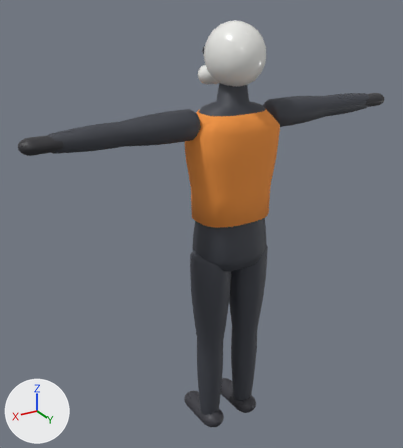
Two versions of the glTF model games/jetski/assets/models/rider.glb, one commit apart.
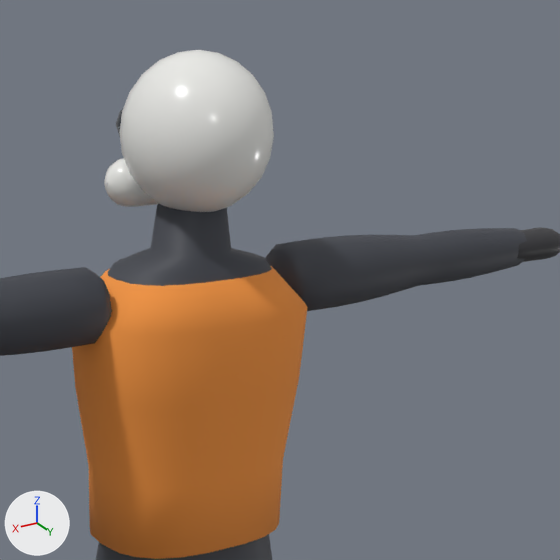
Each version appears first whole from a 50 mm lens placed at (1.28, 1.887, 2.028), pointed at (0.08, -0.113, 1.028), and next in a close-up on the part from 38% to 95% of the width and 0% to 51% of the height. The lights are fixed; the arrows at lower left show +X, +Y and +Z. The older version's two pictures come first. Vertices at exactly the same position are counted once.

Script lines for the objects in view, before the commit:
```python
me_rider = bpy.data.meshes.new('rider')
me_rider.from_pydata(...)  # 2679 vertices, 4908 faces; spans x -0.87..0.87, y -0.21..0.14, z -0.03..1.9
# faces by material slot: [2148, 264, 672, 672, 864, 288]
me_rider.materials.append(mat_suit)  # dark grey #3f424b
me_rider.materials.append(mat_vest)  # orange #f3953f
me_rider.materials.append(mat_glove)  # dark grey #303035
me_rider.materials.append(mat_boot)  # dark grey #38383f
me_rider.materials.append(mat_helmet)  # white #ededea
me_rider.materials.append(mat_visor)  # dark blue #273038
ob_body = bpy.data.objects.new('Body', me_rider)
ob_body.location = (0.0, 0.0, 0.0)
```
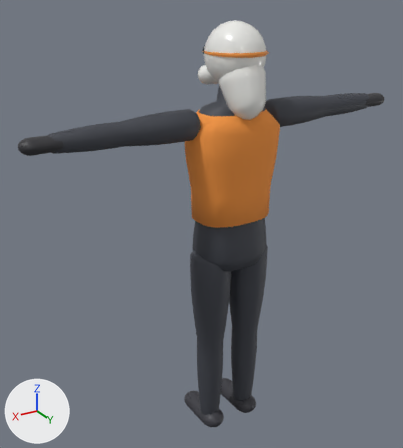
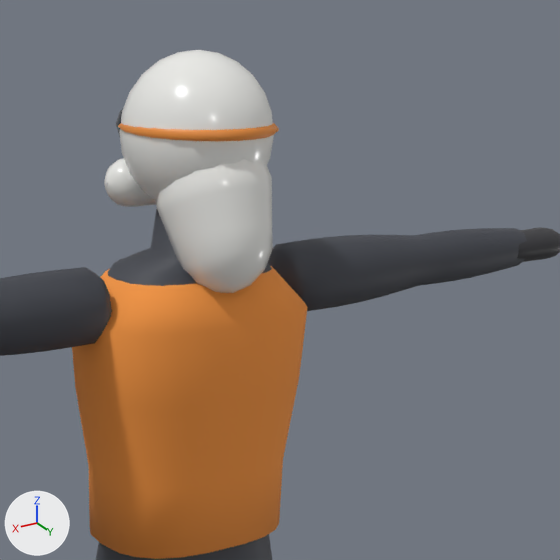
What differs and where, as boxes (x1, y1, x2, y2) in the close-ups (560 x 560 px):
part 1 of me_rider, added: after (156, 159, 273, 293)
part 2 of me_rider, added (orange): after (118, 123, 279, 141)

Diff of the bpy script that builds the scene:
```diff
--- a/games/jetski/assets/models/rider.glb.py
+++ b/games/jetski/assets/models/rider.glb.py
@@ mat_vest_001 @@
+mat_vest_001 = principled_material('vest.001')
+mat_vest_001.base_color = (0.9, 0.3, 0.05)  # orange #f3953f
@@ me_rider @@
 # used by ob_body; location = (0.0, 0.0, 0.0)
-me_rider.from_pydata(...)  # 2679 vertices, 4908 faces; spans x -0.87..0.87, y -0.21..0.14, z -0.03..1.9
+me_rider.from_pydata(...)  # 3028 vertices, 5508 faces; spans x -0.87..0.87, y -0.21..0.17, z -0.03..1.9
+# me_rider part 1: a new loose piece of 195 vertices spanning x -0.09..0.09, y -0.04..0.17, z 1.54..1.79, in mat_helmet (white #ededea)
+# me_rider part 2: a new loose piece of 154 vertices spanning x -0.12..0.12, y -0.13..0.15, z 1.75..1.82, in mat_vest_001 (orange #f3953f)
 me_rider.materials.append(mat_suit)
@@ me_rider @@
 me_rider.materials.append(mat_visor)
+me_rider.materials.append(mat_vest_001)  # orange #f3953f
```
